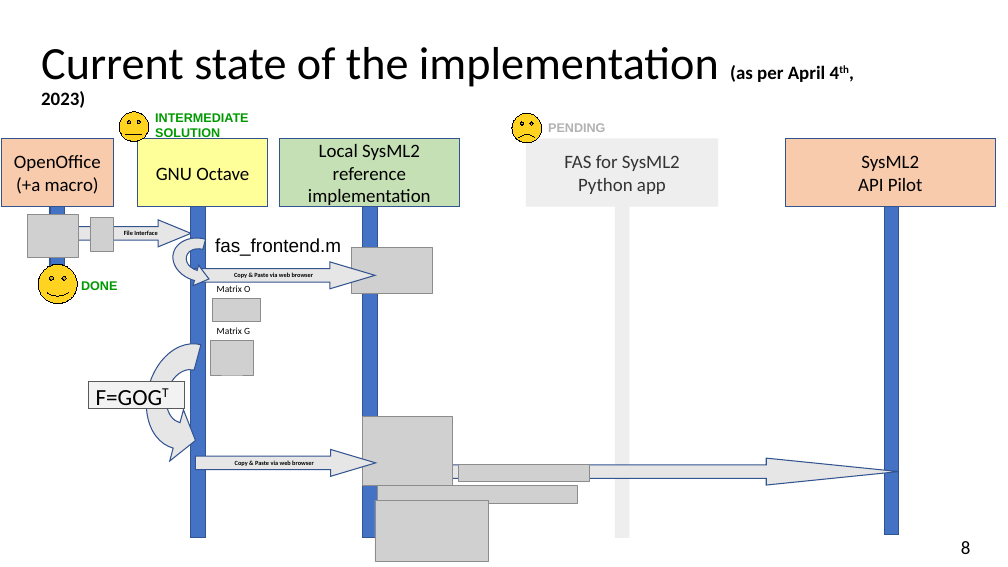
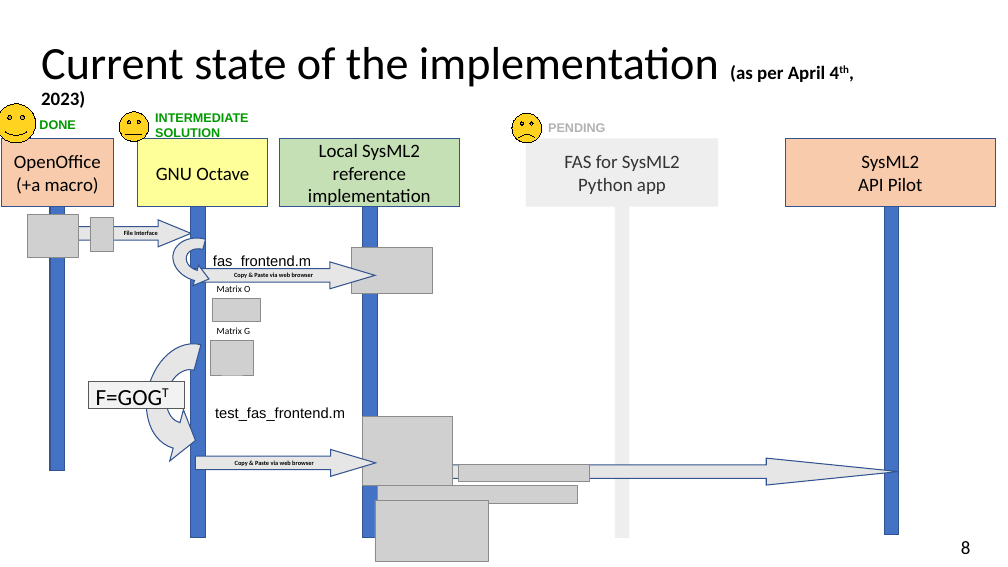
Before and after one commit to GfSE/fas4sysmlv2, a slide deck: slide 8 of doc/tech-docs/sysmlv2-pilot/fas4sysmlv2.odp. Drawn at 1008x567 pixels with LibreOffice and Linux fonts; fonts in the diff are those of the drawing; grey boxes stand for pictures. Boxes give left, top, right and bottom in pixels: in the first picture for what was removed or moved away, otherwise in the second. Text is boxed around its words. In the diff, an @@ line names an element or a change of style, - is before the commit and + after.

```diff
--- a/doc/tech-docs/sysmlv2-pilot/fas4sysmlv2.odp
+++ b/doc/tech-docs/sysmlv2-pilot/fas4sysmlv2.odp
@@ smiley face: place and size @@
-smiley face at (38, 265, 77, 304)
+smiley face at (0, 104, 36, 143)
@@ text "DONE": place and size @@
-text "DONE" at (81, 281, 117, 290)
+text "DONE" at (39, 120, 75, 129)
@@ rectangle: place and size @@
-rectangle at (50, 191, 64, 266)
+rectangle at (50, 191, 64, 470)
@@ text "fas_frontend.m": place and size @@
-text "fas_frontend.m" at (215, 238, 341, 256)
+text "fas_frontend.m" at (213, 255, 311, 269)
@@ text "fas_frontend.m" at (213, 255, 311, 269): size 18 to 14 pt @@
@@ text added at (215, 407, 345, 421), 14 pt, text #000000 @@
+test_fas_frontend.m
```
Also in this commit, not shown: 1 other file.
